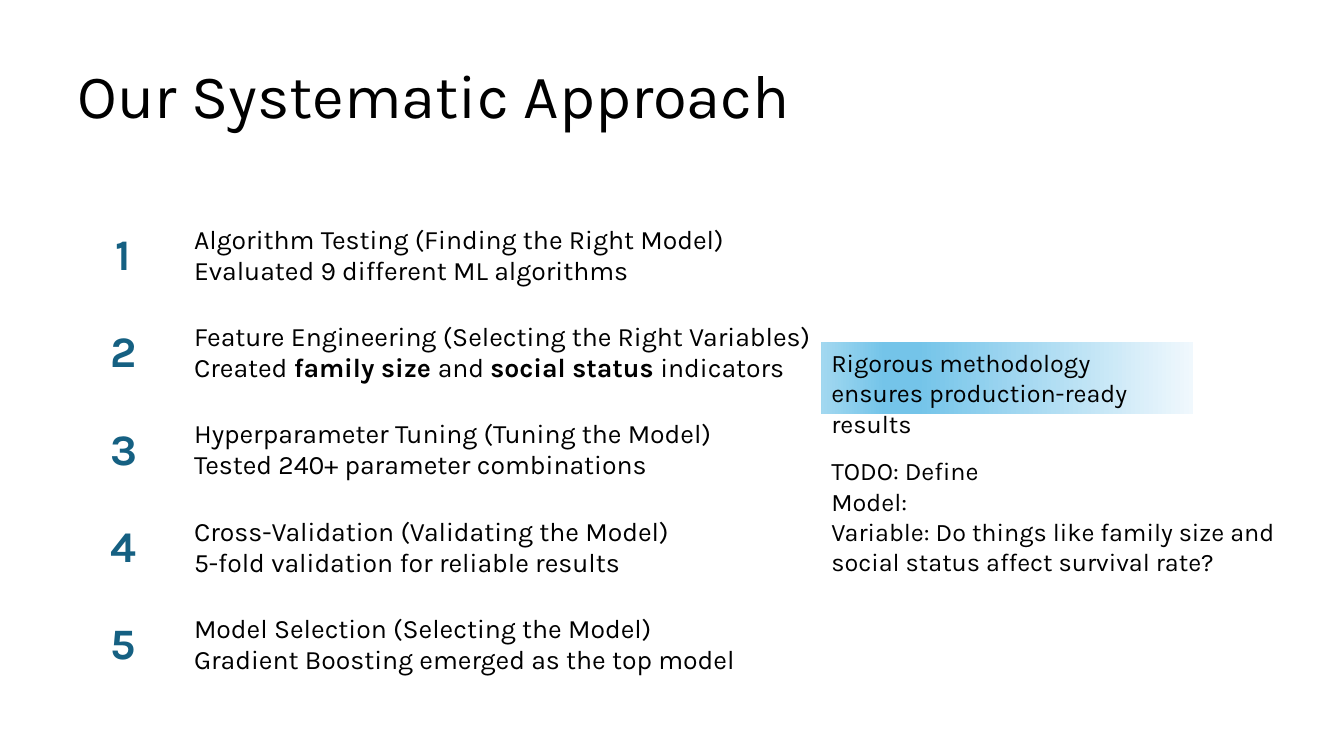
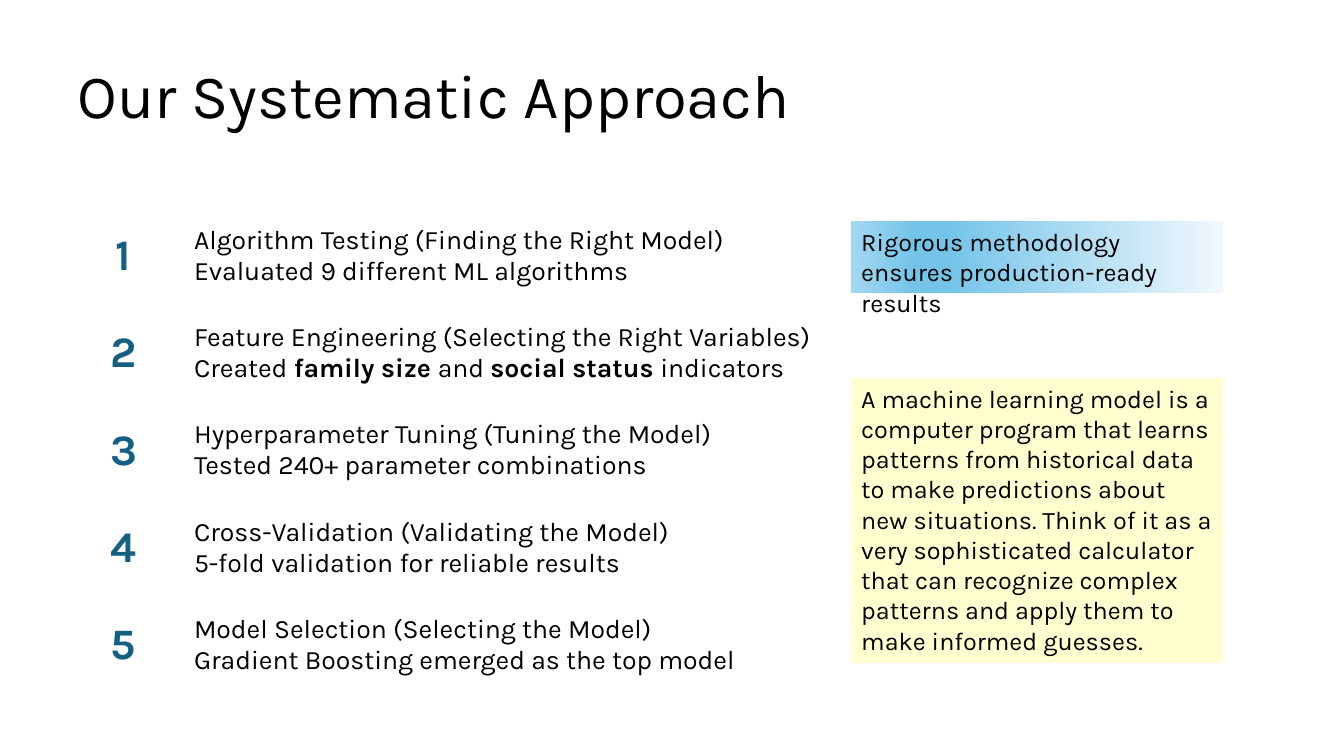
Before and after one commit to angelacyu/titanic-kaggle-challenge, a slide deck: slide 2 of Predicting Survival- Machine Learning Insights from the Titanic Disaster.pptx. Drawn at 1344x756 pixels with LibreOffice and Linux fonts; fonts in the diff are those of the drawing. Boxes give left, top, right and bottom in pixels: in the first picture for what was removed or moved away, otherwise in the second. Text is boxed around its words. In the diff, an @@ line names an element or a change of style, - is before the commit and + after.

```diff
--- a/Predicting Survival- Machine Learning Insights from the Titanic Disaster.pptx
+++ b/Predicting Survival- Machine Learning Insights from the Titanic Disaster.pptx
@@ rectangle "Rigorous methodology ensures production-ready results" moved from (x1=822, y1=343, x2=1194, y2=414) to (x1=852, y1=222, x2=1224, y2=293) @@
@@ rectangle added at (x1=852, y1=378, x2=1224, y2=663), fill #FFFF00 at 19% opacity, 18 pt, text #000000 @@
+A machine learning model is a computer program that learns patterns from historical data to make predictions about new situations. Think of it as a very sophisticated calculator that can recognize complex patterns and apply them to make informed guesses.
@@ text removed at (x1=831, y1=462, x2=1274, y2=572) @@
-TODO: Define
-Model:
-Variable: Do things like family size and social status affect survival rate?
```
Also in this commit, not shown: 3 other slides changed, 1 slide added, 4 other files.
